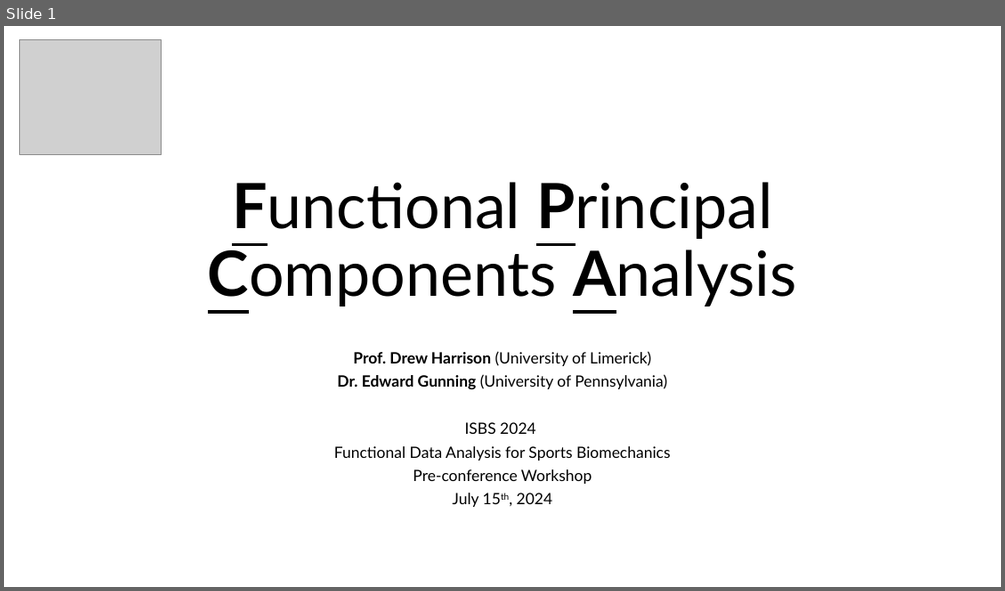
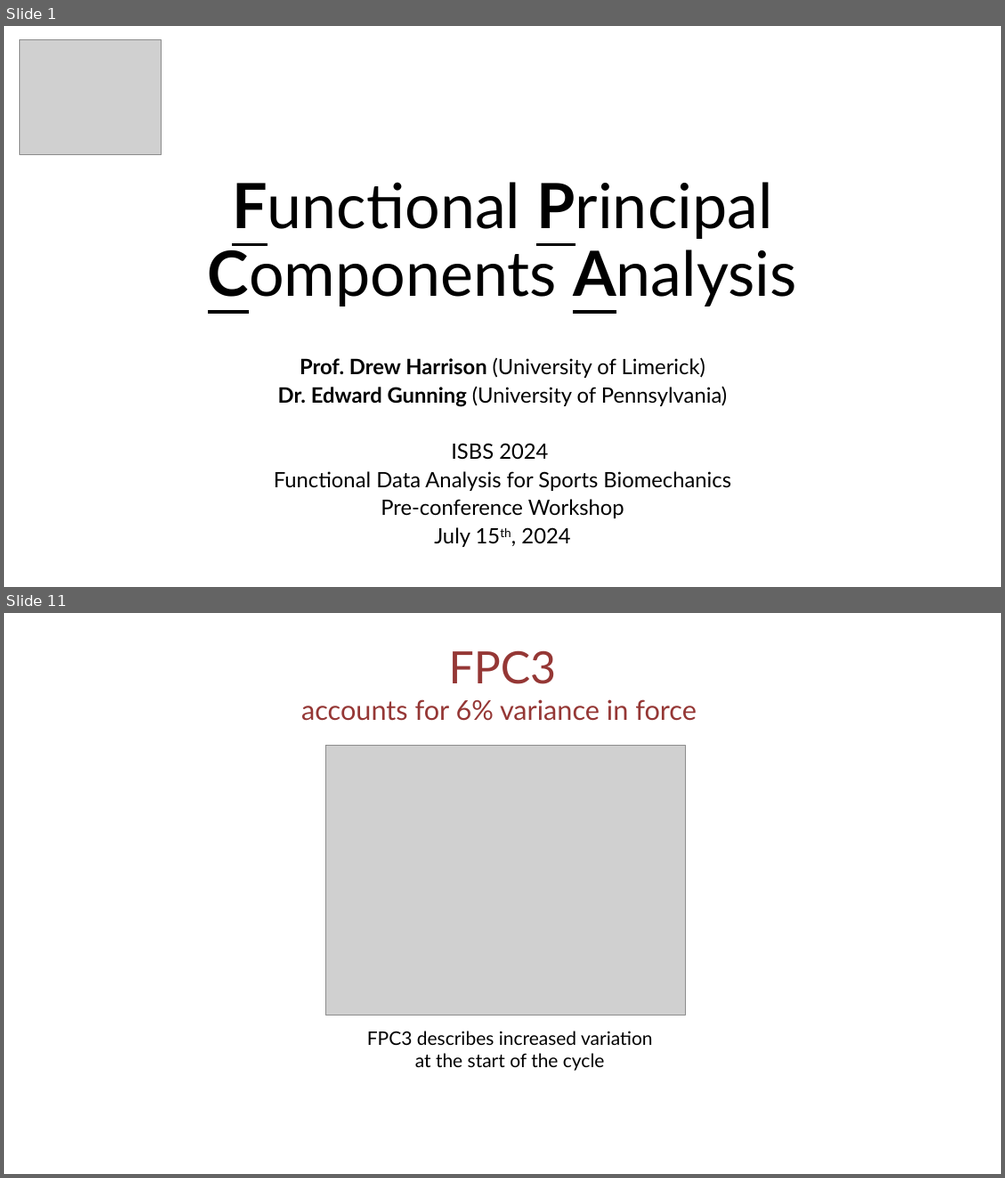
Before and after one commit to edwardgunning/ISBS-Short-Course, a slide deck: slides/04-fpca.pptx. Shown one above the other, each under a label of ours: slide 1 before the commit, slides 1 and 11 after it; the slides between them are not shown. The pictures are 1005x591 and 1005x1178 pixels, drawn with LibreOffice and Linux fonts; fonts in the diff are those of the drawing; grey boxes stand for pictures; background and template pictures are left out. Boxes give left, top, right and bottom in pixels: in the first picture for what was removed or moved away, otherwise in the second. Text is boxed around its words. In the diff, an @@ line names an element or a change of style, - is before the commit and + after.

```diff
--- a/slides/04-fpca.pptx
+++ b/slides/04-fpca.pptx
@@ slide 11 added at (4, 613, 1001, 1174), background #FFFFFF @@
@@ text added at (301, 650, 696, 721), 26.3 pt, text #953735 @@
+FPC3
+accounts for 6% variance in force
@@ picture added at (325, 746, 685, 1014) @@
@@ text added at (367, 1030, 653, 1070), 18 pt, text #000000 @@
+FPC3 describes increased variation at the start of the cycle
@@ slide 1 changed as well @@
@@ subtitle "Prof. Drew Harrison (University of ..." at (274, 357, 731, 547): size 15 to 20.4 pt @@
```
Also in this commit, not shown: 13 other slides added, 2 other files.
